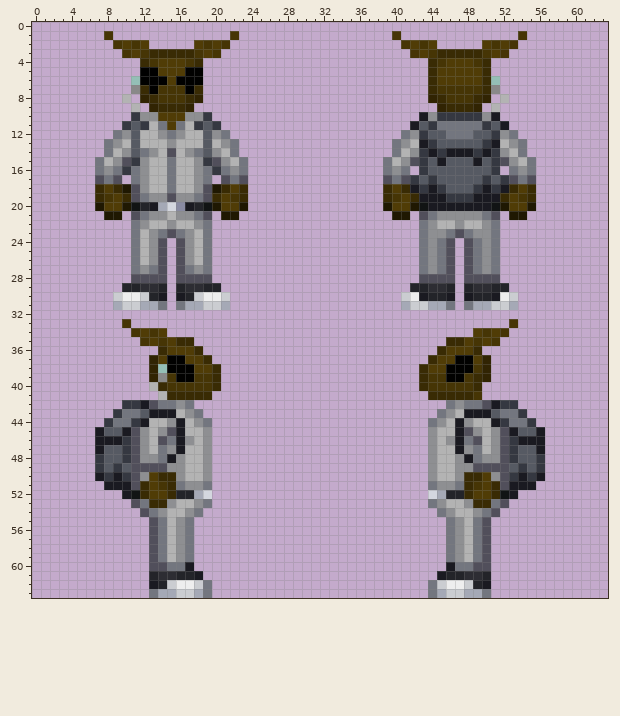
A pixel-art sprite gets an edit: code/modules/unit_tests/screenshots/screenshot_humanoids__datum_species_insect.png. Above: the version before the commit.
The file is 64x64 pixels. Colours within 5 levels of each other are drawn and written as one.
The same view after the edit:
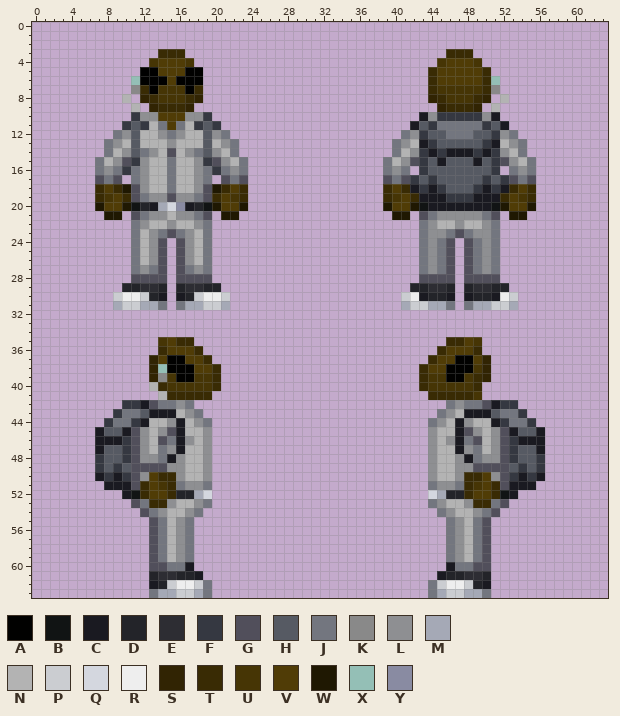
Palette (. is transparent): A #010100  B #111414  C #1a1a21  D #232429  E #2d2d33  F #353841  G #514f5b  H #565a63  J #73767f  K #898989  L #8e8f92  M #a5a9b6  N #b3b3b3  P #cbcdd1  Q #d4d7df  R #eeeeee  S #312403  T #392b04  U #463505  V #503c06  W #1f1802  X #94bfb6  Y #898ba2
Changes in this commit:
@@ x 0..63 @@
  0 ................................................................
- 1 ........U.............U.................U.............U.........
- 2 .........UVUV.....VUVU...................UVUV.....VUVU..........
- 3 ..........UVUTTTTTUVU.....................UVUTTTTTUVU...........
- 4 ............TUVVVUT.........................TUVVVUT.............
+ 1 ................................................................
+ 2 ................................................................
+ 3 ..............TTT.............................TTT...............
+ 4 .............UVVVU...........................UVVVU..............
  5 ............AAVVVAA.........................TVVVVVT.............
@@ x 0..63 @@
 32 ................................................................
-33 ..........U..........................................U..........
-34 ...........UVUV..................................VUVU...........
-35 ............UVUVTT............................TTVUVU............
+33 ................................................................
+34 ................................................................
+35 ..............UVTT............................TTVU..............
 36 ..............TVVVT..........................TVVVT..............
